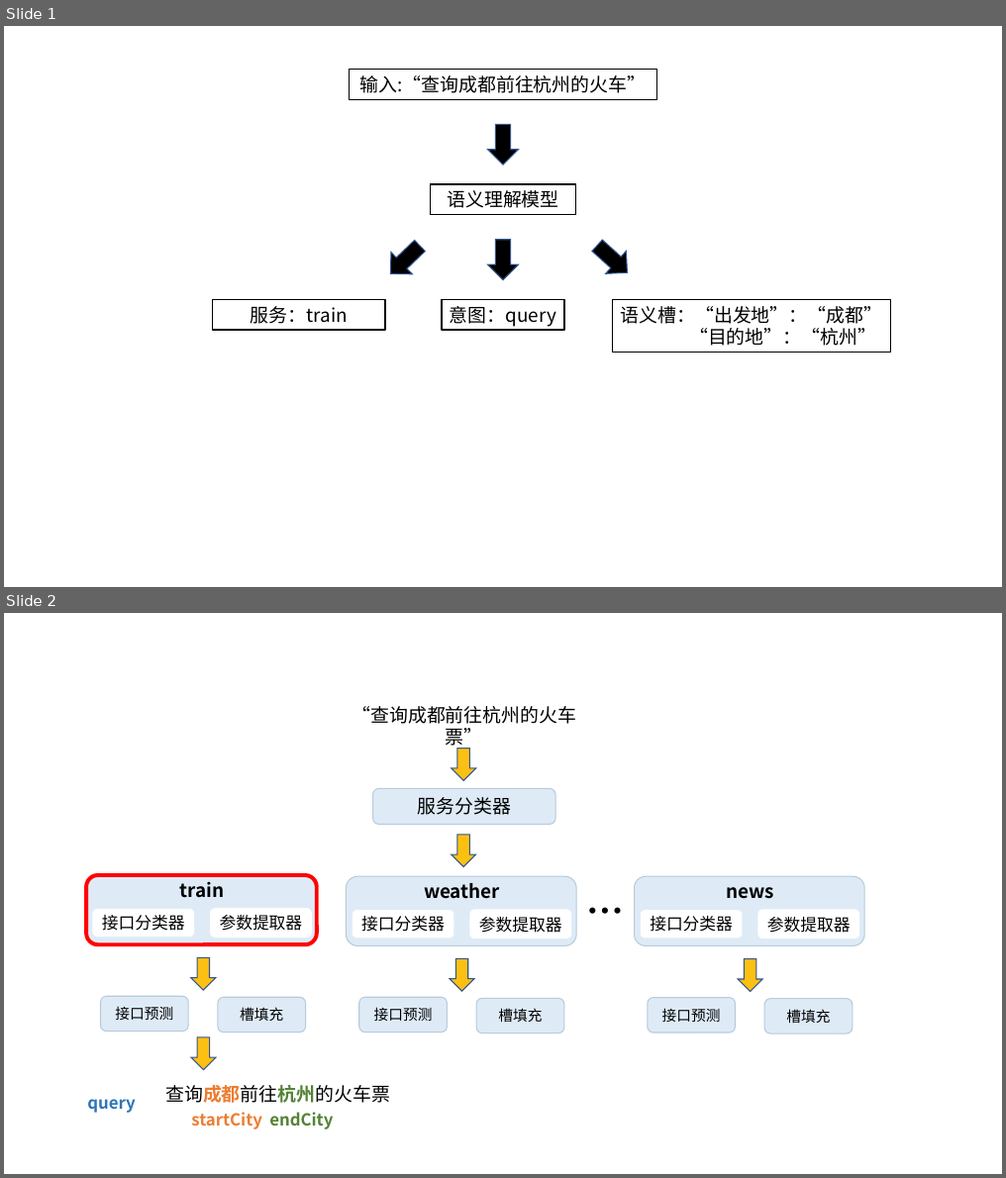
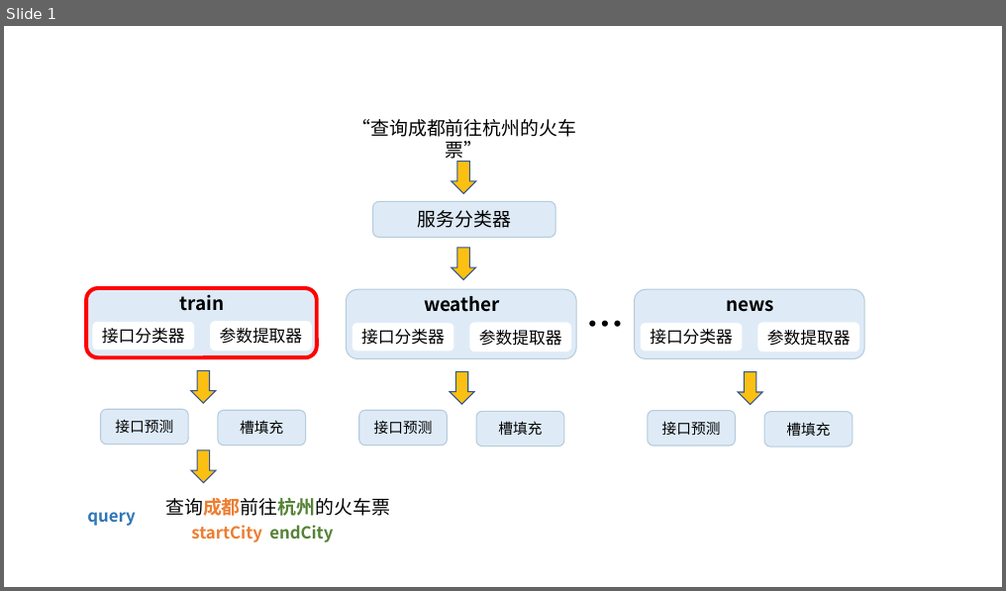
Before and after one commit to weixiao2333/zjuthesis-mphil, a slide deck: 论文图.pptx. Shown one above the other, each under a label of ours: slides 1 and 2 before the commit, slide 1 after it. The pictures are 1006x1178 and 1006x591 pixels, drawn with LibreOffice and Linux fonts; fonts in the diff are those of the drawing. Boxes give left, top, right and bottom in pixels: in the first picture for what was removed or moved away, otherwise in the second. Text is boxed around its words. In the diff, an @@ line names an element or a change of style, - is before the commit and + after.

```diff
--- a/论文图.pptx
+++ b/论文图.pptx
@@ slide 1 removed at [4, 26, 1002, 587], background #FFFFFF @@
@@ rectangle removed at [350, 70, 656, 99] @@
-输入:“查询成都前往杭州的火车”
@@ down arrow removed at [487, 124, 519, 165] @@
@@ rectangle removed at [431, 184, 576, 215] @@
-语义理解模型
@@ down arrow removed at [380, 235, 431, 284] @@
@@ down arrow removed at [487, 240, 519, 279] @@
@@ down arrow removed at [587, 234, 638, 283] @@
@@ rectangle removed at [213, 300, 386, 330] @@
-服务：train
@@ rectangle removed at [442, 300, 564, 330] @@
-意图：query
@@ rectangle removed at [613, 300, 891, 353] @@
-语义槽：“出发地”：“成都”
-“目的地”：“杭州”
@@ what was slide 2 is now slide 1 @@
```
Also in this commit, not shown: 2 slides changed, 2 slides added, 12 other files.
